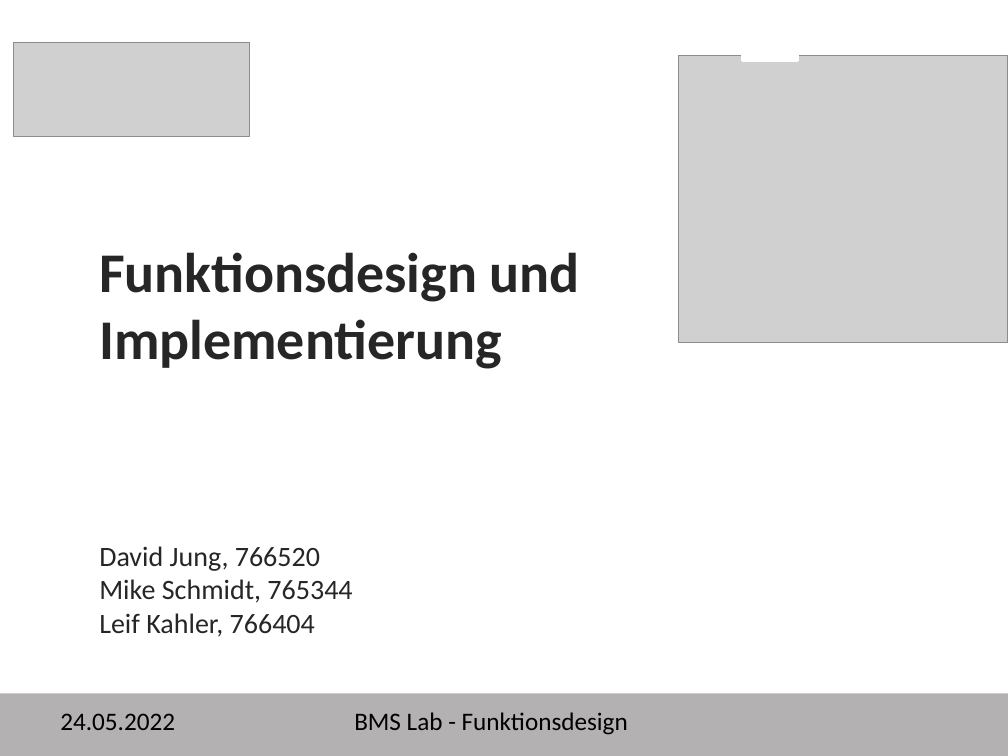
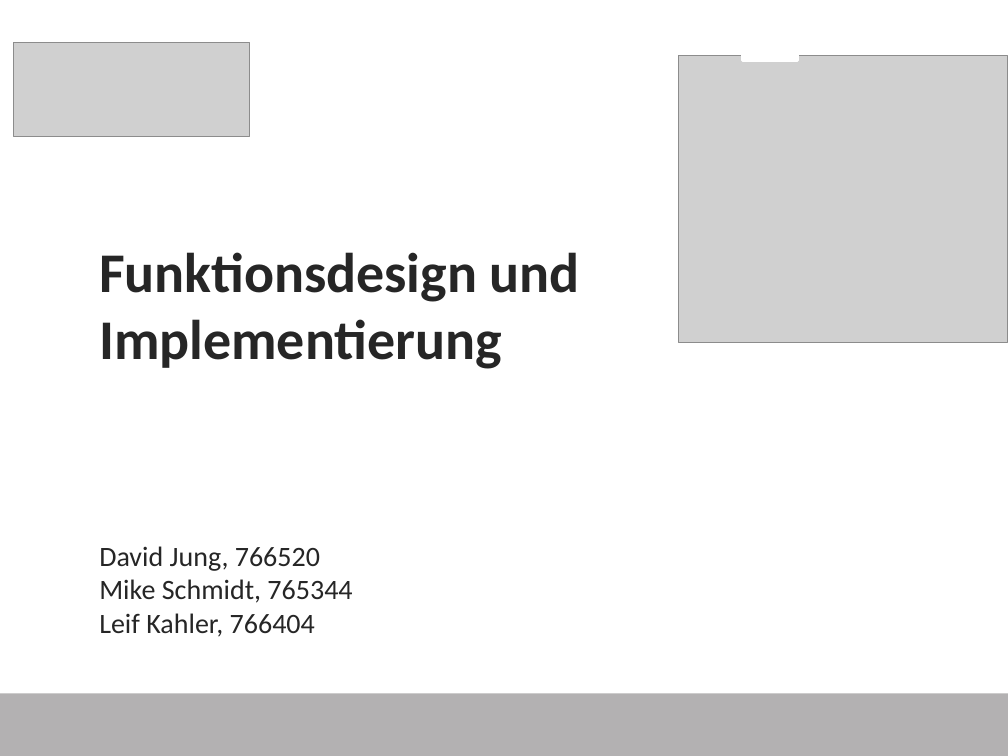
Before and after one commit to davju/bms_lab, a slide deck: slide 1 of BMS_Lab_Funktionsdesign und Implementierung.pptx. Drawn at 1008x756 pixels with LibreOffice and Linux fonts; fonts in the diff are those of the drawing; grey boxes stand for pictures; background and template pictures are left out. Boxes give left, top, right and bottom in pixels: in the first picture for what was removed or moved away, otherwise in the second. Text is boxed around its words. In the diff, an @@ line names an element or a change of style, - is before the commit and + after.

```diff
--- a/BMS_Lab_Funktionsdesign und Implementierung.pptx
+++ b/BMS_Lab_Funktionsdesign und Implementierung.pptx
@@ text removed at (60, 713, 175, 730) @@
-24.05.2022
@@ text removed at (354, 712, 628, 735) @@
-BMS Lab - Funktionsdesign
```
Also in this commit, not shown: 9 other slides changed.
